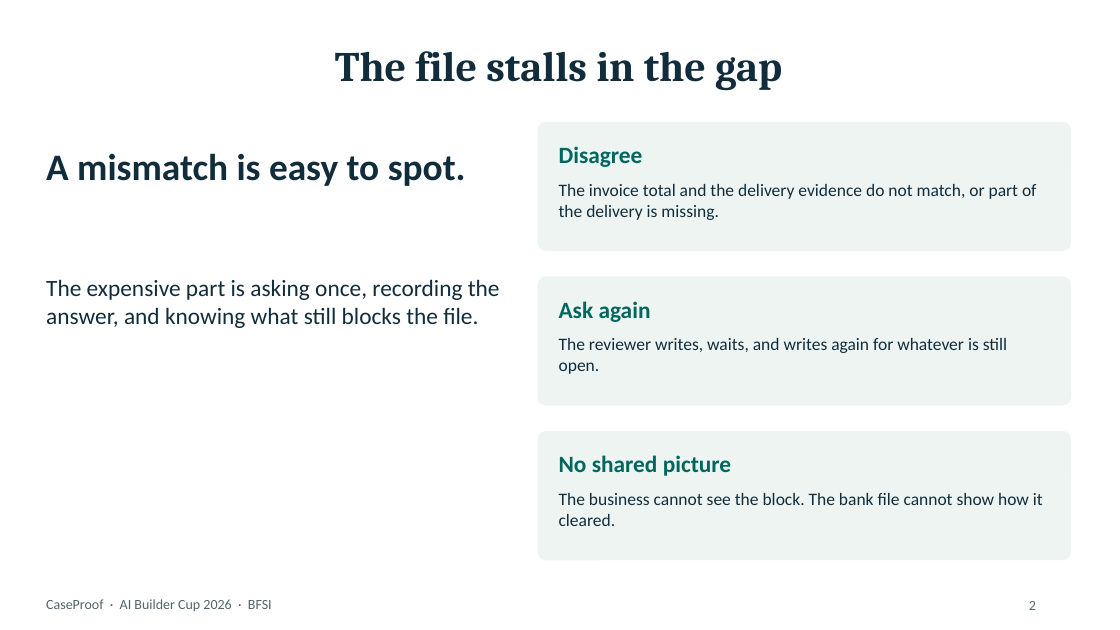
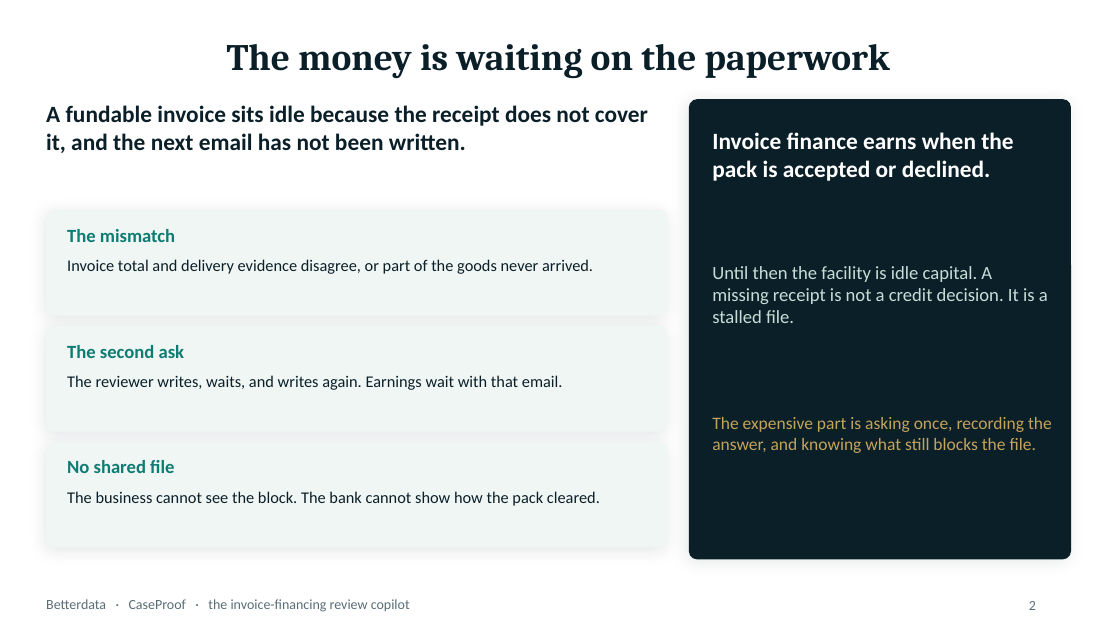
Before and after one commit to BetterdataLabs/caseproof, a slide deck: slide 2 of docs/submission/CaseProof-AI-Builder-Cup.pptx. Drawn at 1120x630 pixels with LibreOffice and Linux fonts; fonts in the diff are those of the drawing. Boxes give left, top, right and bottom in pixels: in the first picture for what was removed or moved away, otherwise in the second. Text is boxed around its words. In the diff, an @@ line names an element or a change of style, - is before the commit and + after.

```diff
--- a/docs/submission/CaseProof-AI-Builder-Cup.pptx
+++ b/docs/submission/CaseProof-AI-Builder-Cup.pptx
@@ title at <box>227,44,890,79</box>: text changed; size 36 to 32 pt; text colour #112D3C to #0B1F28 @@
-The file stalls in the gap
+The money is waiting on the paperwork
@@ text at <box>46,105,648,153</box>: text changed; size 32 to 20 pt; text colour #112D3C to #0B1F28 @@
-A mismatch is easy to spot.
+A fundable invoice sits idle because the receipt does not cover it, and the next email has not been written.
@@ rounded rectangle added at <box>689,99,1071,560</box>, fill #0B1F28 @@
@@ rounded rectangle removed at <box>538,122,1071,251</box> @@
@@ text added at <box>712,132,1013,181</box>, 20 pt, text #FFFFFF, bold @@
+Invoice finance earns when the pack is accepted or declined.
@@ text removed at <box>559,184,1037,220</box> @@
-The invoice total and the delivery evidence do not match, or part of the delivery is missing.
@@ rounded rectangle added at <box>46,210,668,316</box>, fill #F0F6F4 @@
@@ text added at <box>67,229,175,242</box>, 16 pt, text #0E7C73, bold @@
+The mismatch
@@ text at <box>67,259,593,274</box>: text changed; size 20 to 14 pt; text colour #00675F to #0B1F28; bold off @@
-Disagree
+Invoice total and delivery evidence disagree, or part of the goods never arrived.
@@ text added at <box>712,266,1048,323</box>, 16 pt, text #C5DDD6 @@
+Until then the facility is idle capital. A missing receipt is not a credit decision. It is a stalled file.
@@ rounded rectangle removed at <box>538,276,1071,406</box> @@
@@ rounded rectangle added at <box>46,326,668,432</box>, fill #F0F6F4 @@
@@ text added at <box>67,345,185,358</box>, 16 pt, text #0E7C73, bold @@
+The second ask
@@ text removed at <box>559,338,1007,374</box> @@
-The reviewer writes, waits, and writes again for whatever is still open.
@@ text at <box>67,375,563,390</box>: text changed; size 20 to 14 pt; text colour #00675F to #0B1F28; bold off @@
-Ask again
+The reviewer writes, waits, and writes again. Earnings wait with that email.
@@ text "The expensive part is asking ...": place and size @@
-text "The expensive part is asking ..." at <box>46,279,500,328</box>
+text "The expensive part is asking ..." at <box>712,417,1052,453</box>
@@ text "The expensive part is asking ..." at <box>712,417,1052,453</box>: size 20 to 15 pt, text colour #112D3C to #C4A35A @@
@@ rounded rectangle added at <box>46,442,668,548</box>, fill #F0F6F4 @@
@@ rounded rectangle removed at <box>538,431,1071,560</box> @@
@@ text at <box>67,460,174,473</box>: text changed; size 20 to 16 pt; text colour #00675F to #0E7C73 @@
-No shared picture
+No shared file
@@ text at <box>67,491,600,506</box>: text changed; size 15 to 14 pt; text colour #112D3C to #0B1F28 @@
-The business cannot see the block. The bank file cannot show how it cleared.
+The business cannot see the block. The bank cannot show how the pack cleared.
@@ text at <box>46,599,410,612</box>: text changed; text colour #52656C to #5A6E76 @@
-CaseProof · AI Builder Cup 2026 · BFSI
+Betterdata · CaseProof · the invoice-financing review copilot
```
Also in this commit, not shown: 13 slides added, 7 slides removed, 1 other file.
